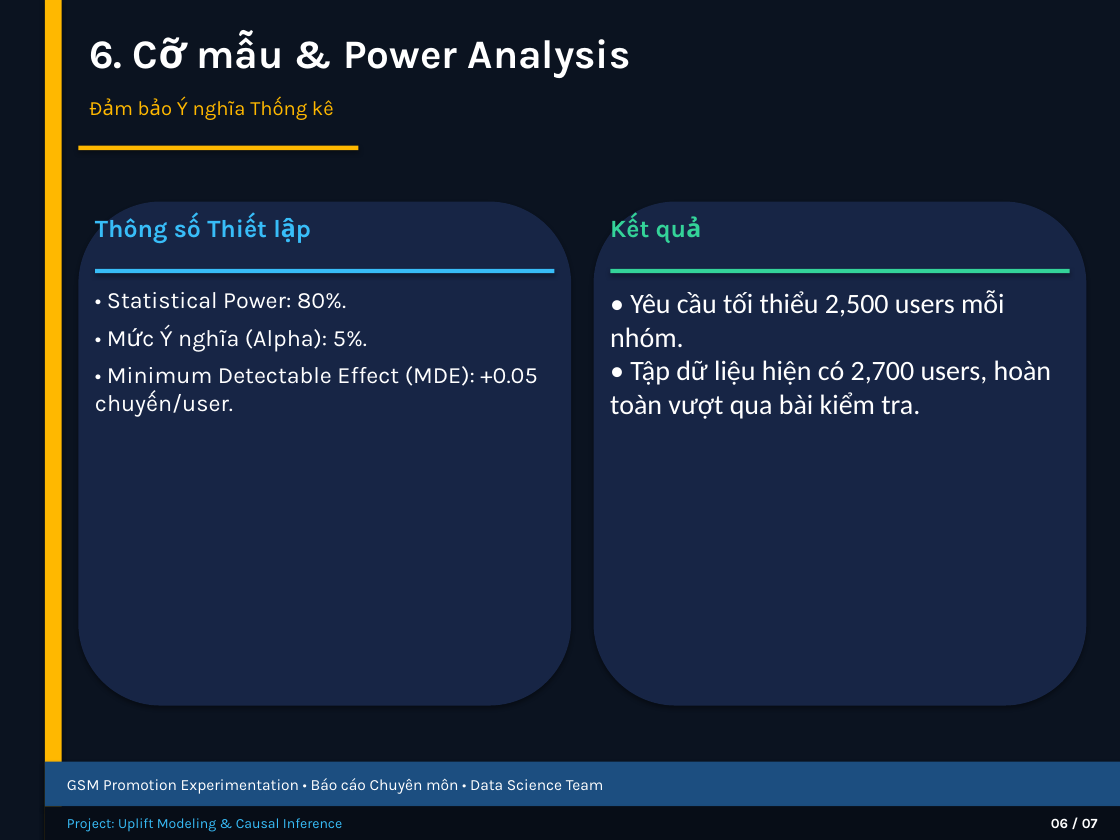
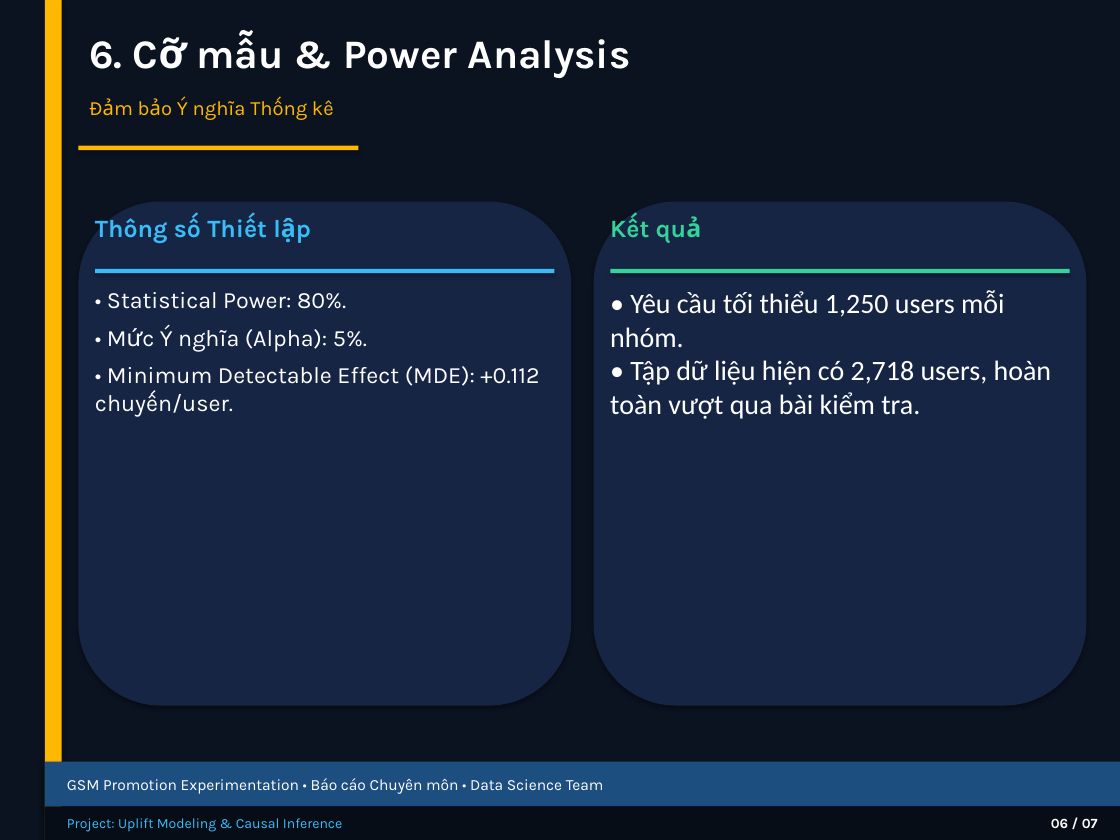
Before and after one commit to thaibuivan/GSM-promotion-experimentation, a slide deck: slide 7 of docs/Week3_Experiment_Design_Summary.pptx. Drawn at 1120x840 pixels with LibreOffice and Linux fonts; fonts in the diff are those of the drawing. Boxes give left, top, right and bottom in pixels: in the first picture for what was removed or moved away, otherwise in the second. Text is boxed around its words. In the diff, an @@ line names an element or a change of style, - is before the commit and + after.

```diff
--- a/docs/Week3_Experiment_Design_Summary.pptx
+++ b/docs/Week3_Experiment_Design_Summary.pptx
@@ text at <box>610,290,1052,419</box>: text changed @@
-• Yêu cầu tối thiểu 2,500 users mỗi nhóm.
-• Tập dữ liệu hiện có 2,700 users, hoàn toàn vượt qua bài kiểm tra.
+• Yêu cầu tối thiểu 1,250 users mỗi nhóm.
+• Tập dữ liệu hiện có 2,718 users, hoàn toàn vượt qua bài kiểm tra.
@@ text at <box>107,366,539,413</box>: text changed @@
-• Minimum Detectable Effect (MDE): +0.05 chuyến/user.
+• Minimum Detectable Effect (MDE): +0.112 chuyến/user.
```
Also in this commit, not shown: 2 other slides changed.
